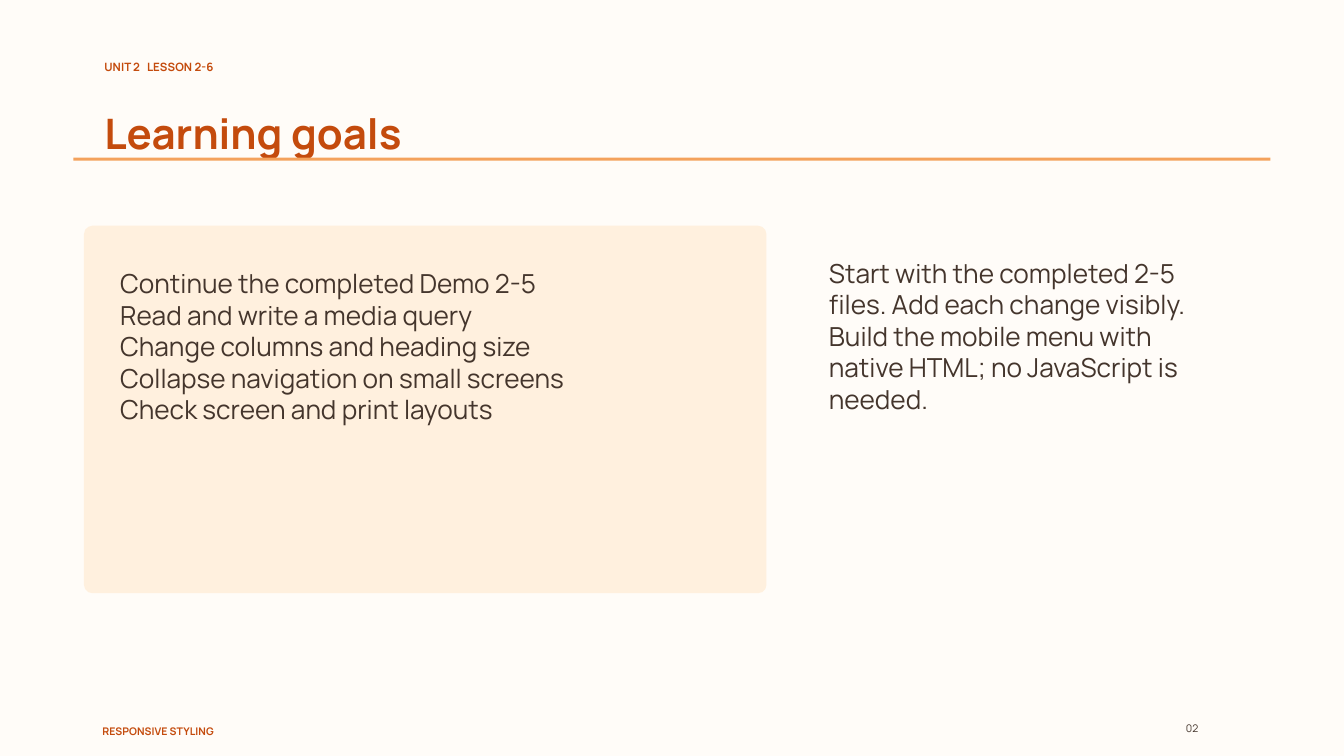
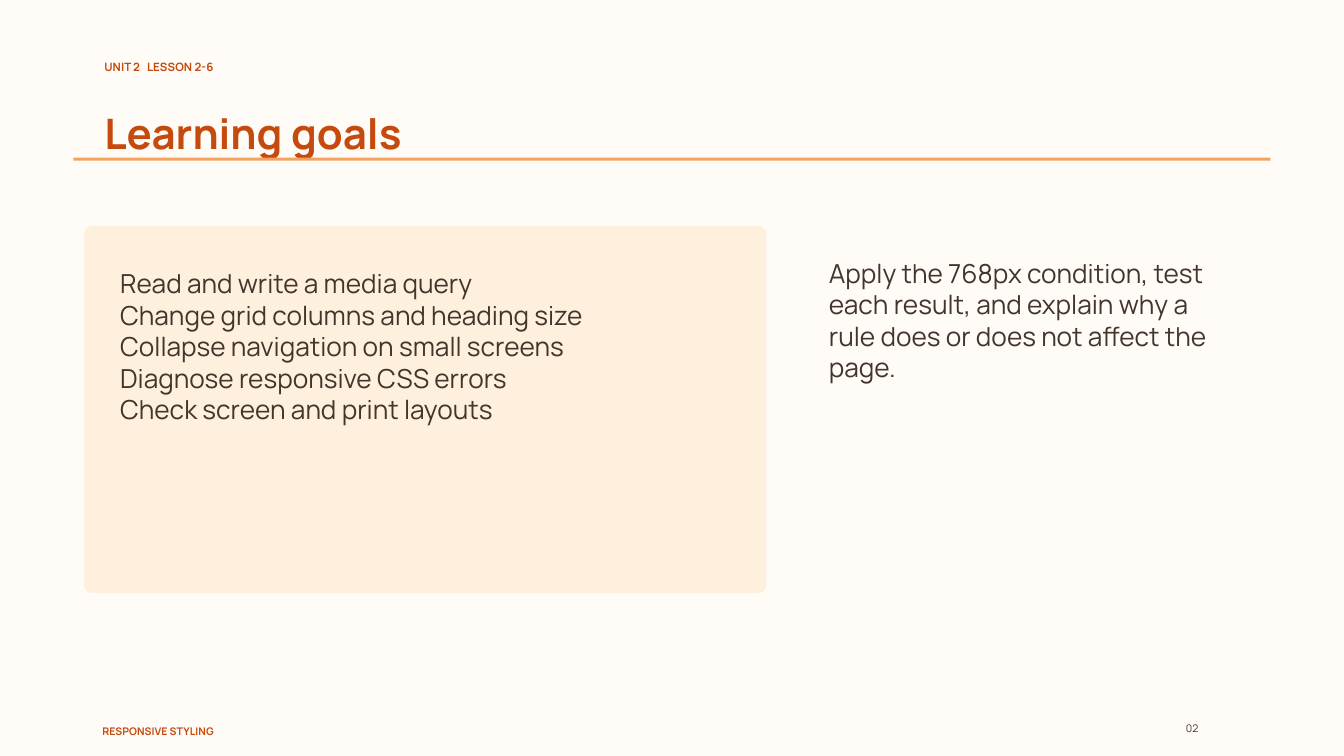
Before and after one commit to nakarapunchai/cis181-course-template, a slide deck: slide 2 of demo/Demo 2-6/Lesson 2-6 Responsive Styling.pptx. Drawn at 1344x756 pixels with LibreOffice and Linux fonts; fonts in the diff are those of the drawing. Boxes give left, top, right and bottom in pixels: in the first picture for what was removed or moved away, otherwise in the second. Text is boxed around its words. In the diff, an @@ line names an element or a change of style, - is before the commit and + after.

Commit message:
Refocus Demo 2-6 teaching materials on responsive CSS and diagnostic practice

```diff
--- a/demo/Demo 2-6/Lesson 2-6 Responsive Styling.pptx
+++ b/demo/Demo 2-6/Lesson 2-6 Responsive Styling.pptx
@@ text at bbox=[829, 263, 1206, 384]: text changed @@
-Start with the completed 2-5 files. Add each change visibly. Build the mobile menu with native HTML; no JavaScript is needed.
+Apply the 768px condition, test each result, and explain why a rule does or does not affect the page.
@@ text at bbox=[120, 273, 536, 300]: paragraph removed @@
-Continue the completed Demo 2-5
@@ text at bbox=[120, 305, 582, 332]: text changed @@
-Change columns and heading size
+Change grid columns and heading size
@@ text at bbox=[120, 368, 506, 395]: paragraph added @@
+Diagnose responsive CSS errors
```
Also in this commit, not shown: 6 other slides changed, 3 other files.
